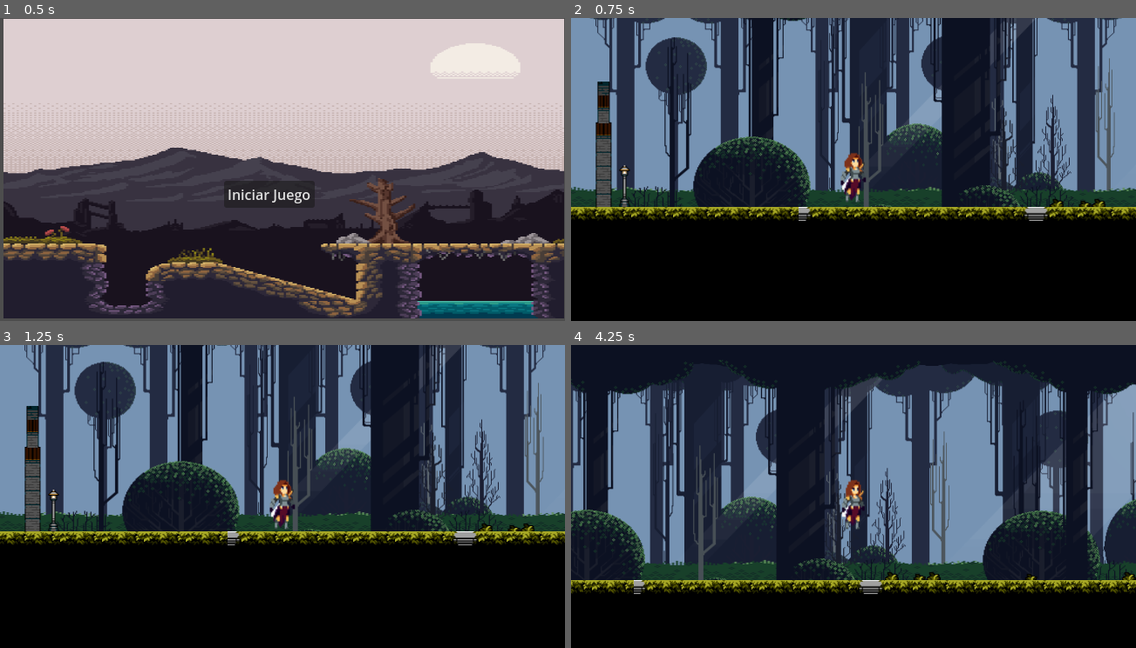
Above: before the commit, frames 1-4 (two rows, left to right).
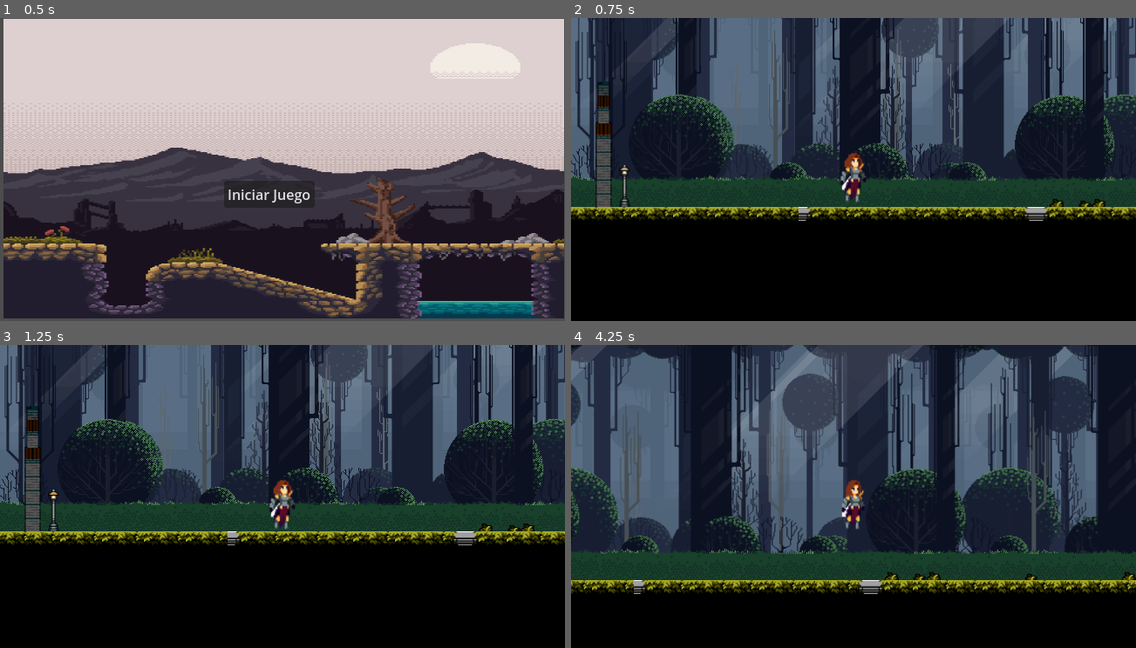
Above: after the commit, the same moments.

Repository: Lucas-tiziano-aguiar/juego-bosnia
Game: Godot game, scene res://play/menu_principal.tscn
Same seed, same stepped clock (60 frames per second), same inputs: the game is played once before the commit and once after it.
Inputs:
- Up to frame 1 (0.5 s): no input
- Up to frame 2 (0.75 s): click "Iniciar Juego" at 0.5 s
- Up to frame 3 (1.25 s): no input
- Up to frame 4 (4.25 s): hold Z (crouch) 1.28-2.03 s; hold D (right) 1.28-2.78 s; tap W (jump) at 1.52, 2.27, 3.77 s; tap Shift (sprint) at 2.1, 3.6 s; hold A (left) 2.78-3.53 s; hold Z (crouch) 2.78-3.53 s; hold D (right) from 3.53 s (still down)

Frame 1 is identical in both runs. In frame 2, 44% of the frame differs, in the area x 0-100%, y 0-63%; in frame 3, 43%; in frame 4, 55%, in the area x 0-100%, y 0-78%.

Commit message:
tile maps motion 0.1

Diff:
--- a/play/mapa.tscn
+++ b/play/mapa.tscn
@@ -1,15 +1,19 @@
-[gd_scene load_steps=47 format=3 uid="uid://dh34mt2c5362e"]
+[gd_scene load_steps=51 format=3 uid="uid://dh34mt2c5362e"]
 
 [ext_resource type="PackedScene" uid="uid://dwkjalykqlw2r" path="res://play/player.tscn" id="1_ynve4"]
-[ext_resource type="Texture2D" uid="uid://bly0w7cvyfof5" path="res://art savior/Free Pixel Art Forest/Free Pixel Art Forest/PNG/Background layers/Layer_0006_4.png" id="2_8p87r"]
 [ext_resource type="Texture2D" uid="uid://ddbd0lgfsqfrl" path="res://art savior/Free Pixel Art Forest/Free Pixel Art Forest/PNG/Background layers/Layer_0001_8.png" id="2_e8h4d"]
-[ext_resource type="Texture2D" uid="uid://gkye1vpjsd10" path="res://art savior/Free Pixel Art Forest/Free Pixel Art Forest/PNG/Background layers/Layer_0010_1.png" id="2_lhk3v"]
+[ext_resource type="Texture2D" uid="uid://c7hhvjynv6i0d" path="res://art savior/Free Pixel Art Forest/Free Pixel Art Forest/PNG/Background layers/Layer_0011_0.png" id="2_ii8vb"]
 [ext_resource type="Texture2D" uid="uid://bgr1qf4vtj8l6" path="res://art savior/Free Pixel Art Forest/Free Pixel Art Forest/PNG/Background layers/Layer_0004_Lights.png" id="2_t8kci"]
 [ext_resource type="Texture2D" uid="uid://dkrkifo2a05a6" path="res://art savior/Free Pixel Art Forest/Free Pixel Art Forest/PNG/Background layers/Layer_0005_5.png" id="2_x8b71"]
+[ext_resource type="Texture2D" uid="uid://gkye1vpjsd10" path="res://art savior/Free Pixel Art Forest/Free Pixel Art Forest/PNG/Background layers/Layer_0010_1.png" id="3_alfxt"]
 [ext_resource type="Texture2D" uid="uid://cgs65ndulccgq" path="res://art savior/Platformer - desert/Tileset/00Atlas.png" id="3_gfo6u"]
+[ext_resource type="Texture2D" uid="uid://i3wcok04k3fy" path="res://art savior/Free Pixel Art Forest/Free Pixel Art Forest/PNG/Background layers/Layer_0009_2.png" id="4_0efrq"]
 [ext_resource type="Texture2D" uid="uid://dhq6l5e7tsd5e" path="res://art savior/Free Pixel Art Forest/Free Pixel Art Forest/PNG/Background layers/Layer_0002_7.png" id="4_8pwxm"]
 [ext_resource type="Texture2D" uid="uid://c1kg7jxlyn1bg" path="res://art savior/Free Pixel Art Forest/Free Pixel Art Forest/PNG/Background layers/Layer_0003_6.png" id="5_0rnrd"]
 [ext_resource type="Texture2D" uid="uid://bpicu208ia541" path="res://art savior/Assets/Tiles.png" id="5_3h8t4"]
+[ext_resource type="Texture2D" uid="uid://dg7gevw5sw4ox" path="res://art savior/Free Pixel Art Forest/Free Pixel Art Forest/PNG/Background layers/Layer_0008_3.png" id="5_ylg3b"]
+[ext_resource type="Texture2D" uid="uid://dwhoouoftboyc" path="res://art savior/Free Pixel Art Forest/Free Pixel Art Forest/PNG/Background layers/Layer_0007_Lights.png" id="6_gj4fw"]
+[ext_resource type="Texture2D" uid="uid://bly0w7cvyfof5" path="res://art savior/Free Pixel Art Forest/Free Pixel Art Forest/PNG/Background layers/Layer_0006_4.png" id="7_a7xb6"]
 
 [sub_resource type="RectangleShape2D" id="RectangleShape2D_tbyjy"]
 size = Vector2(1333, 20)
@@ -2240,94 +2244,119 @@
 [node name="mapa" type="Node"]
 
 [node name="Player" parent="." instance=ExtResource("1_ynve4")]
-position = Vector2(60.5554, 213.913)
+position = Vector2(370.555, 362.913)
 
 [node name="StaticBody2D" type="StaticBody2D" parent="."]
-position = Vector2(506.692, 641.086)
+position = Vector2(826.692, 614.086)
 scale = Vector2(1, 1.2)
 
 [node name="CollisionShape2D" type="CollisionShape2D" parent="StaticBody2D"]
-position = Vector2(112.308, -254.238)
+position = Vector2(102.308, -107.571)
 shape = SubResource("RectangleShape2D_tbyjy")
 
 [node name="Fondo" type="ParallaxBackground" parent="."]
 
-[node name="cielo de fondo" type="ParallaxLayer" parent="Fondo"]
-
-[node name="Sprite2D" type="Sprite2D" parent="Fondo/cielo de fondo"]
-position = Vector2(1099, 0)
-scale = Vector2(2.94181, 1)
-texture = ExtResource("2_lhk3v")
-
-[node name="arboles muy lejos" type="ParallaxLayer" parent="Fondo"]
-position = Vector2(247, -453)
-
-[node name="Sprite2D" type="Sprite2D" parent="Fondo/arboles muy lejos"]
-position = Vector2(-15, 395)
-scale = Vector2(1.06466, 1)
-texture = ExtResource("2_8p87r")
-
-[node name="Sprite2D2" type="Sprite2D" parent="Fondo/arboles muy lejos"]
-position = Vector2(941.5, 395)
-scale = Vector2(1.26401, 1)
-texture = ExtResource("2_8p87r")
-
-[node name="arboles fondo" type="ParallaxLayer" parent="Fondo"]
-position = Vector2(454, -606)
-metadata/_edit_group_ = true
-
-[node name="Sprite2D" type="Sprite2D" parent="Fondo/arboles fondo"]
-position = Vector2(-41.5, 542)
-scale = Vector2(0.904095, 1)
+[node name="ParallaxLayer11" type="ParallaxLayer" parent="Fondo"]
+position = Vector2(8, -345)
+motion_scale = Vector2(0.1, 1)
+motion_mirroring = Vector2(928, 793)
+
+[node name="Sprite2D" type="Sprite2D" parent="Fondo/ParallaxLayer11"]
+texture = ExtResource("2_ii8vb")
+centered = false
+
+[node name="ParallaxLayer10" type="ParallaxLayer" parent="Fondo"]
+position = Vector2(8, -345)
+motion_scale = Vector2(0.2, 1)
+motion_mirroring = Vector2(928, 0)
+
+[node name="Sprite2D" type="Sprite2D" parent="Fondo/ParallaxLayer10"]
+texture = ExtResource("3_alfxt")
+centered = false
+
+[node name="ParallaxLayer9" type="ParallaxLayer" parent="Fondo"]
+position = Vector2(8, -345)
+motion_scale = Vector2(0.3, 1)
+motion_mirroring = Vector2(928, 0)
+
+[node name="Sprite2D" type="Sprite2D" parent="Fondo/ParallaxLayer9"]
+texture = ExtResource("4_0efrq")
+centered = false
+
+[node name="ParallaxLayer8" type="ParallaxLayer" parent="Fondo"]
+position = Vector2(8, -345)
+scale = Vector2(928, 928)
+motion_scale = Vector2(0.4, 1)
+motion_mirroring = Vector2(928, 0)
+
+[node name="Sprite2D" type="Sprite2D" parent="Fondo/ParallaxLayer8"]
+texture = ExtResource("5_ylg3b")
+centered = false
+
+[node name="ParallaxLayer7" type="ParallaxLayer" parent="Fondo"]
+position = Vector2(8, -345)
+motion_scale = Vector2(0.5, 1)
+motion_mirroring = Vector2(928, 0)
+
+[node name="Sprite2D" type="Sprite2D" parent="Fondo/ParallaxLayer7"]
+texture = ExtResource("6_gj4fw")
+centered = false
+
+[node name="ParallaxLayer6" type="ParallaxLayer" parent="Fondo"]
+position = Vector2(8, -345)
+motion_scale = Vector2(0.6, 1)
+motion_mirroring = Vector2(928, 0)
+
+[node name="Sprite2D" type="Sprite2D" parent="Fondo/ParallaxLayer6"]
+texture = ExtResource("7_a7xb6")
+centered = false
+
+[node name="ParallaxLayer5" type="ParallaxLayer" parent="Fondo"]
+position = Vector2(8, -345)
+motion_scale = Vector2(0.7, 1)
+motion_mirroring = Vector2(928, 0)
+
+[node name="Sprite2D" type="Sprite2D" parent="Fondo/ParallaxLayer5"]
 texture = ExtResource("2_x8b71")
-
-[node name="Sprite2D 2" type="Sprite2D" parent="Fondo/arboles fondo"]
-position = Vector2(823.5, 542)
-scale = Vector2(1.00323, 1)
-texture = ExtResource("2_x8b71")
-
-[node name="luz" type="ParallaxLayer" parent="Fondo"]
-
-[node name="Sprite2D" type="Sprite2D" parent="Fondo/luz"]
-position = Vector2(553, -67)
-scale = Vector2(1.14655, 1.18285)
+centered = false
+
+[node name="ParallaxLayer4" type="ParallaxLayer" parent="Fondo"]
+position = Vector2(8, -345)
+motion_scale = Vector2(0.8, 1)
+motion_mirroring = Vector2(928, 0)
+
+[node name="Sprite2D" type="Sprite2D" parent="Fondo/ParallaxLayer4"]
 texture = ExtResource("2_t8kci")
-
-[node name="Sprite2D 2" type="Sprite2D" parent="Fondo/luz"]
-position = Vector2(1353, -74.75)
-scale = Vector2(1.02155, 1.18096)
-texture = ExtResource("2_t8kci")
-
-[node name="llerba" type="ParallaxLayer" parent="Fondo"]
-texture_repeat = 2
-
-[node name="Sprite2D" type="Sprite2D" parent="Fondo/llerba"]
-position = Vector2(734.501, -84.25)
-scale = Vector2(2.2403, 0.999369)
+centered = false
+
+[node name="ParallaxLayer3" type="ParallaxLayer" parent="Fondo"]
+position = Vector2(8, -345)
+motion_scale = Vector2(0.9, 1)
+motion_mirroring = Vector2(928, 0)
+
+[node name="Sprite2D" type="Sprite2D" parent="Fondo/ParallaxLayer3"]
+texture = ExtResource("5_0rnrd")
+centered = false
+
+[node name="ParallaxLayer2" type="ParallaxLayer" parent="Fondo"]
+position = Vector2(8, -345)
+motion_mirroring = Vector2(928, 0)
+
+[node name="Sprite2D" type="Sprite2D" parent="Fondo/ParallaxLayer2"]
+texture = ExtResource("4_8pwxm")
+centered = false
+
+[node name="ParallaxLayer" type="ParallaxLayer" parent="Fondo"]
+position = Vector2(8, -345)
+motion_scale = Vector2(1.1, 1)
+motion_mirroring = Vector2(928, 0)
+
+[node name="Sprite2D" type="Sprite2D" parent="Fondo/ParallaxLayer"]
 texture = ExtResource("2_e8h4d")
-
-[node name="frondoso" type="ParallaxLayer" parent="Fondo"]
-
-[node name="Sprite2D" type="Sprite2D" parent="Fondo/frondoso"]
-position = Vector2(734.5, -29)
-scale = Vector2(2.17134, 0.70082)
-texture = ExtResource("4_8pwxm")
-
-[node name="arboles cerca" type="ParallaxLayer" parent="Fondo"]
-metadata/_edit_group_ = true
-
-[node name="Sprite2D" type="Sprite2D" parent="Fondo/arboles cerca"]
-position = Vector2(305.5, -49)
-scale = Vector2(1.1778, 1)
-texture = ExtResource("5_0rnrd")
-
-[node name="Sprite2D 2" type="Sprite2D" parent="Fondo/arboles cerca"]
-position = Vector2(1146, -48)
-scale = Vector2(1.22845, 1)
-texture = ExtResource("5_0rnrd")
+centered = false
 
 [node name="StaticBody2D2" type="StaticBody2D" parent="."]
-position = Vector2(-18, 309)
+position = Vector2(292, 458)
 metadata/_edit_group_ = true
 
 [node name="CollisionShape2D" type="CollisionShape2D" parent="StaticBody2D2"]
@@ -2335,7 +2364,7 @@
 shape = SubResource("RectangleShape2D_rhlyo")
 
 [node name="TileMap" type="TileMap" parent="."]
-position = Vector2(-2, 41)
+position = Vector2(308, 190)
 tile_set = SubResource("TileSet_v66gt")
 format = 2
 layer_0/name = "paredes"
